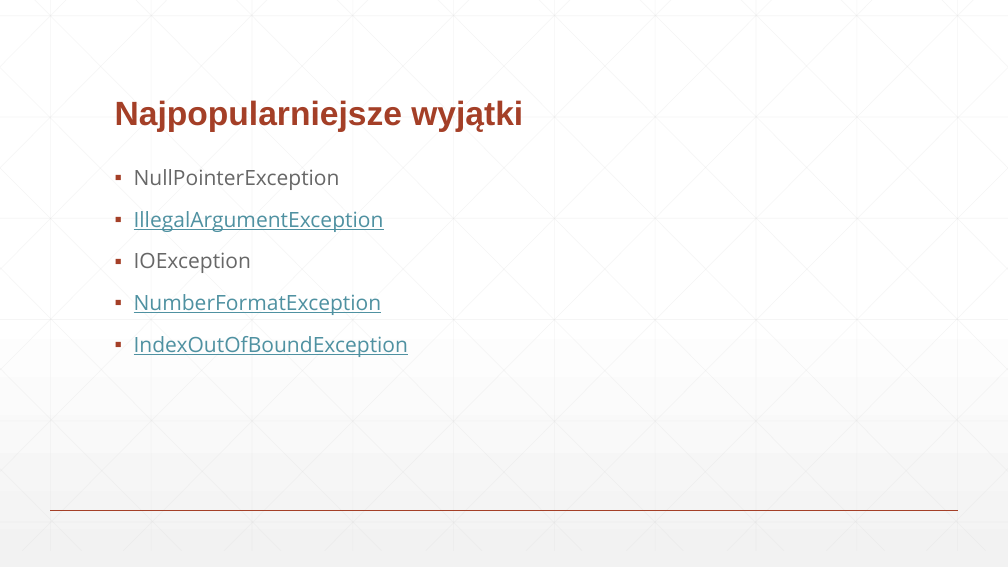
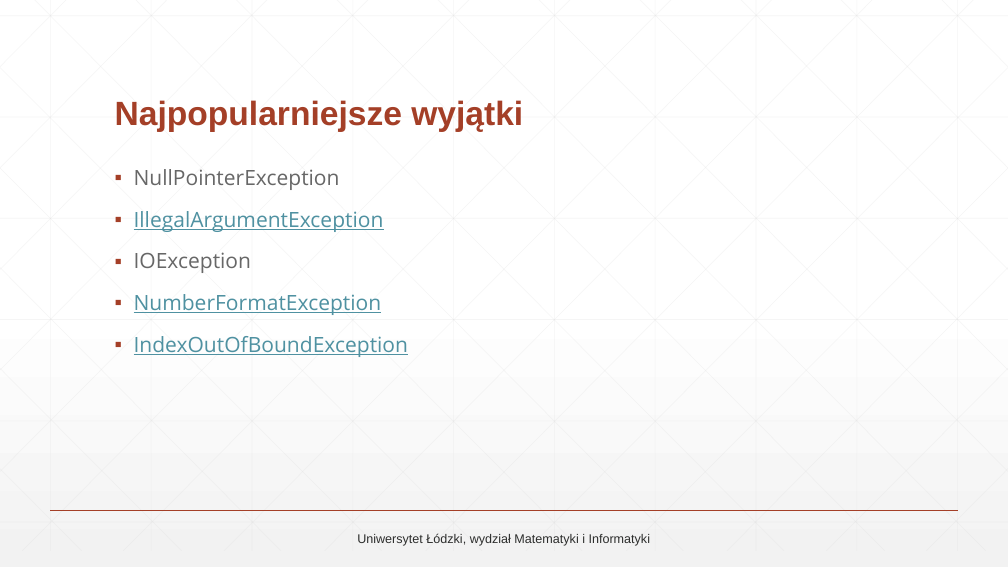
Before and after one commit to markow1997/AdvanceProgrammingTechniques_2223, a slide deck: slide 8 of MarcinKowalski/Wyjątki - prezentacja.pptx. Drawn at 1008x567 pixels with LibreOffice and Linux fonts; fonts in the diff are those of the drawing. Boxes give left, top, right and bottom in pixels: in the first picture for what was removed or moved away, otherwise in the second. Text is boxed around its words. In the diff, an @@ line names an element or a change of style, - is before the commit and + after.

Commit message:
Update presentation (#341)
* Delete Wyjątki - prezentacja.pptx

* Update presentation

```diff
--- a/MarcinKowalski/Wyjątki - prezentacja.pptx
+++ b/MarcinKowalski/Wyjątki - prezentacja.pptx
@@ text added at [357,533,650,546], 12 pt, text #2D2E2D @@
+Uniwersytet Łódzki, wydział Matematyki i Informatyki
```
Also in this commit, not shown: 8 other slides changed.
